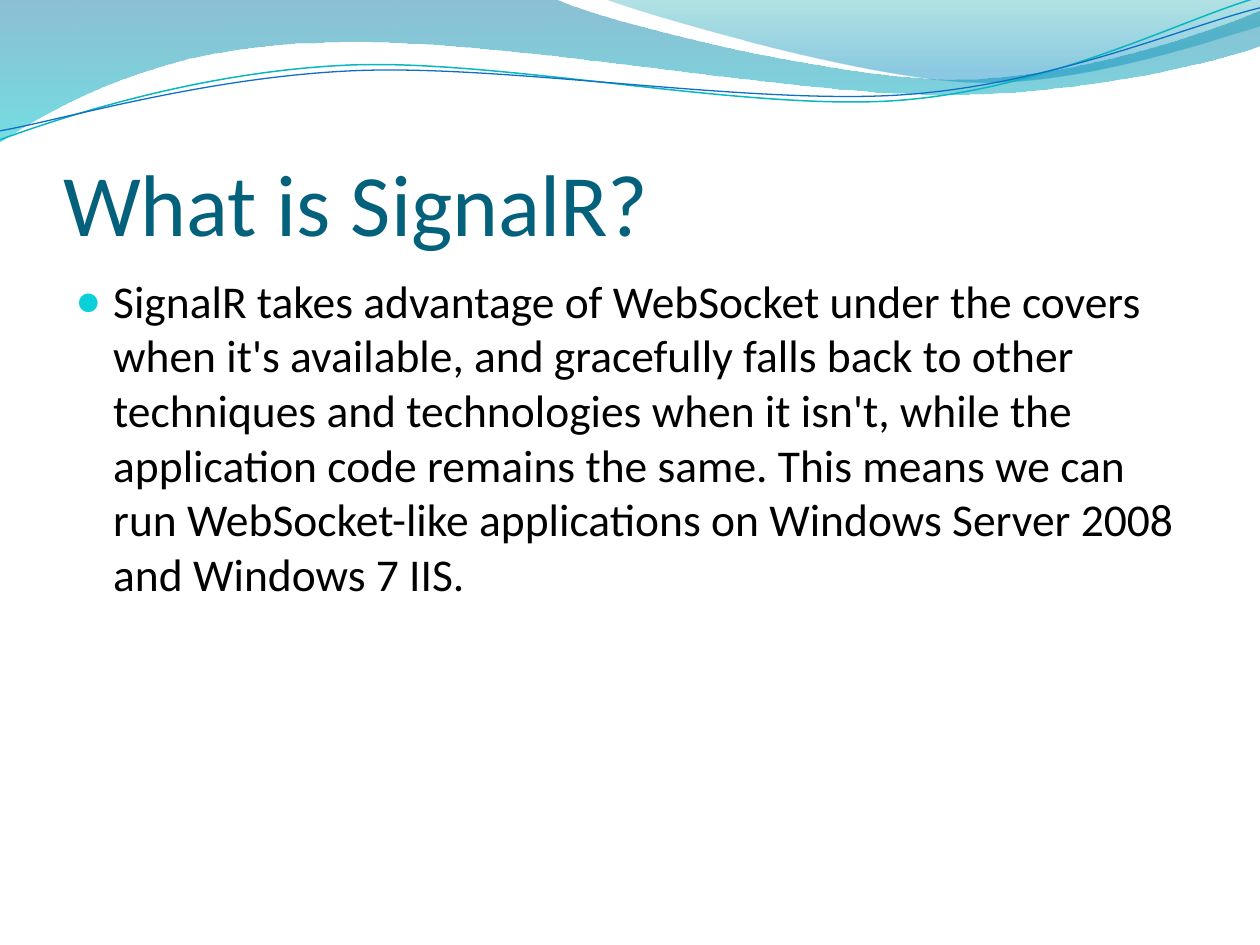
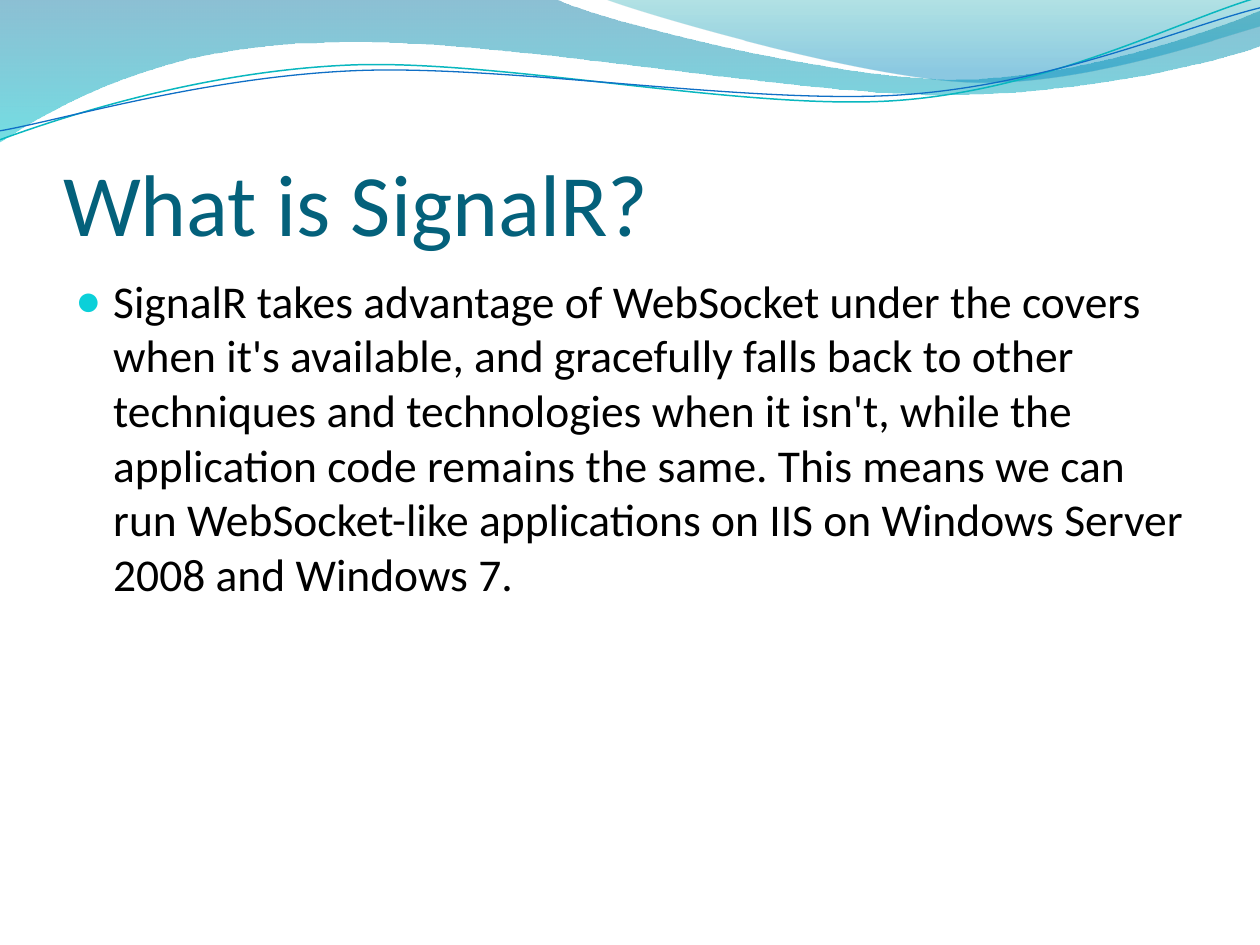
Before and after one commit to kyleema2016/Chatter, a slide deck: slide 17 of WebSocket.pptx (slide 14 before the commit). Drawn at 1260x945 pixels with LibreOffice and Linux fonts; fonts in the diff are those of the drawing; background and template pictures are left out. Boxes give left, top, right and bottom in pixels: in the first picture for what was removed or moved away, otherwise in the second. Text is boxed around its words. In the diff, an @@ line names an element or a change of style, - is before the commit and + after.

Commit message:
Tidied up Server and WebsiteClient projects

```diff
--- a/WebSocket.pptx
+++ b/WebSocket.pptx
@@ text at (113, 286, 1182, 592): text changed @@
-● SignalR takes advantage of WebSocket under the covers when it's available, and gracefully falls back to other techniques and technologies when it isn't, while the application code remains the same. This means we can run WebSocket-like applications on Windows Server 2008 and Windows 7 IIS.
+● SignalR takes advantage of WebSocket under the covers when it's available, and gracefully falls back to other techniques and technologies when it isn't, while the application code remains the same. This means we can run WebSocket-like applications on IIS on Windows Server 2008 and Windows 7.
```
Also in this commit, not shown: 4 other slides changed, 5 slides added, 10 other files.
